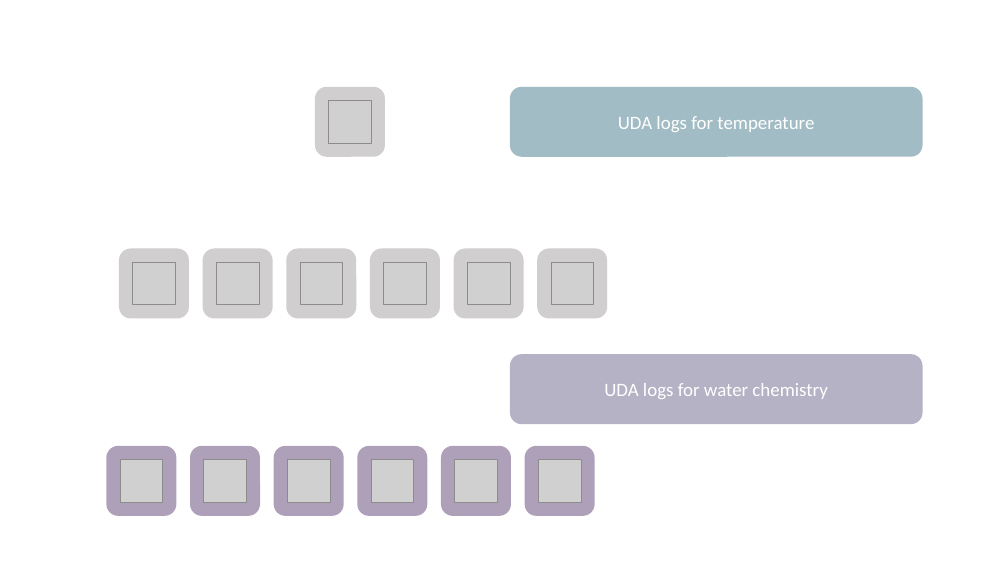
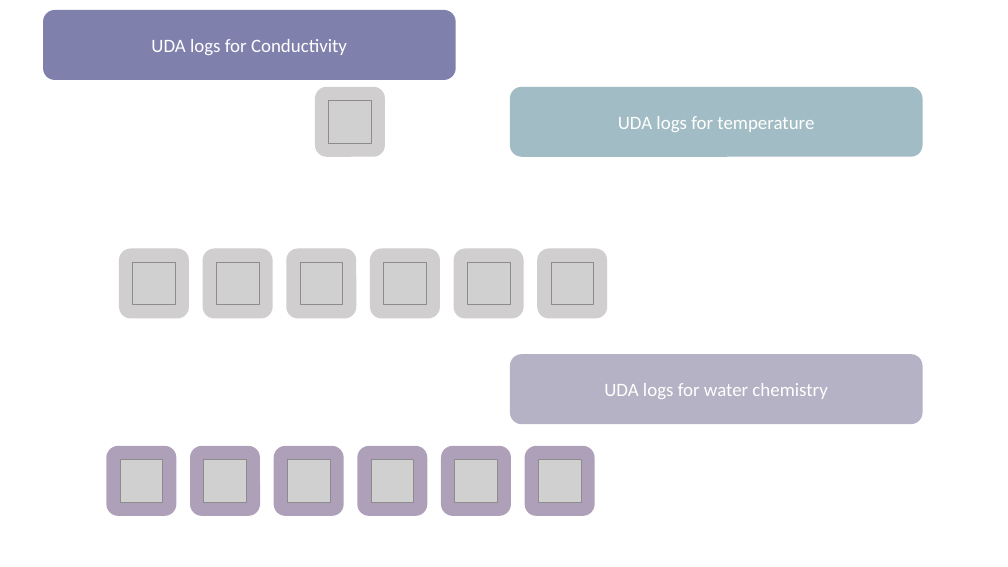
Before and after one commit to NWFSC-OA-lab/dgn_juv_chem_2018, a slide deck: slide 3 of conceptdiagramforTankData.pptx. Drawn at 1008x567 pixels with LibreOffice and Linux fonts; fonts in the diff are those of the drawing; grey boxes stand for pictures. Boxes give left, top, right and bottom in pixels: in the first picture for what was removed or moved away, otherwise in the second. Text is boxed around its words. In the diff, an @@ line names an element or a change of style, - is before the commit and + after.

```diff
--- a/conceptdiagramforTankData.pptx
+++ b/conceptdiagramforTankData.pptx
@@ rounded rectangle added at (43, 10, 456, 80), fill #7F80AB, 18 pt, text #FFFFFF @@
+UDA logs for Conductivity
```
Also in this commit, not shown: 1 other slide changed, 21 other files.
